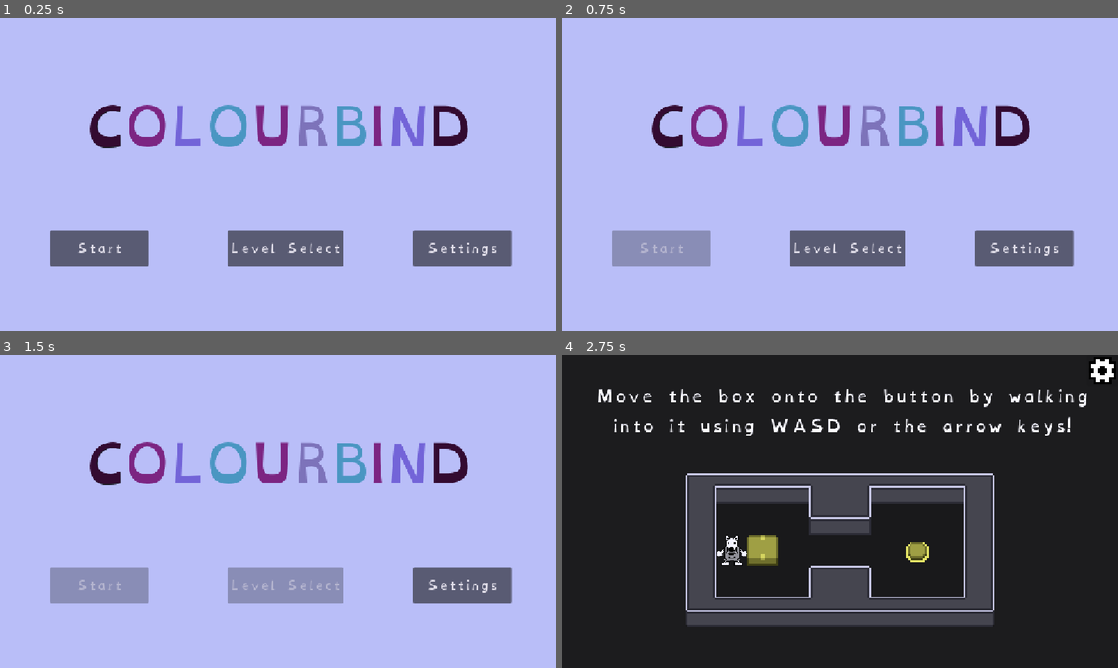
Above: before the commit, frames 1-4 (two rows, left to right).
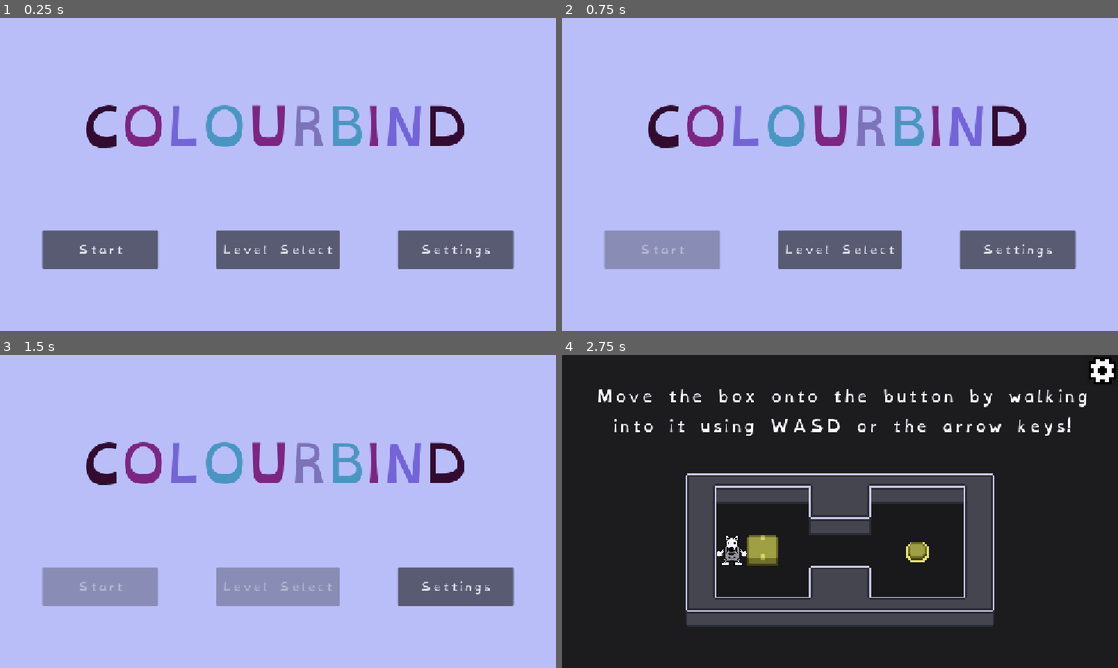
Above: after the commit, the same moments.

Repository: NoveritaDev/Colourbind
Game: Godot game, scene res://scenes/ui/title_screen.tscn
Two runs of this game, one before a commit and one after it. Both use one fixed random seed, a clock stepped at 60 frames per second and the inputs below.
Inputs:
- Up to frame 1 (0.25 s): no input
- Up to frame 2 (0.75 s): click "Start" at 0.5 s
- Up to frame 3 (1.5 s): click "Level Select" at 1.25 s
- Up to frame 4 (2.75 s): click "Settings" at 2 s

The runs differ from the first frame. In frame 1, 5.4% of the frame differs, in the area x 7-93%, y 27-81%; in frame 2, 5.3%; in frame 3, 5.2%; in frame 4, nothing differs.

Commit message:
added press-any-key screen (in case want music to autoplay upon open)

Diff:
--- a/project.godot
+++ b/project.godot
@@ -14,6 +14,10 @@
 run/main_scene="uid://g1gysekn7d2k"
 config/features=PackedStringArray("4.7", "GL Compatibility")
 config/icon="res://icon.svg"
+
+[audio]
+
+general/default_playback_type.web=0
 
 [autoload]
 
--- /dev/null
+++ b/scenes/ui/press_any_key.tscn
@@ -0,0 +1,63 @@
+[gd_scene format=3 uid="uid://biw6nmp56ypgw"]
+
+[ext_resource type="FontFile" uid="uid://b5bn34o3h4i00" path="res://assets/fonts/OpenDyslexic-Regular.otf" id="1_8recx"]
+[ext_resource type="Script" uid="uid://cspvda1v141bl" path="res://scripts/press_any_key.gd" id="1_kpxq0"]
+
+[node name="PressAnyKey" type="Control" unique_id=489340631]
+layout_mode = 3
+anchors_preset = 15
+anchor_right = 1.0
+anchor_bottom = 1.0
+grow_horizontal = 2
+grow_vertical = 2
+script = ExtResource("1_kpxq0")
+
+[node name="Background" type="ColorRect" parent="." unique_id=1665235728]
+layout_mode = 1
+anchors_preset = 8
+anchor_left = 0.5
+anchor_top = 0.5
+anchor_right = 0.5
+anchor_bottom = 0.5
+offset_left = -628.0
+offset_top = -356.0
+offset_right = 628.0
+offset_bottom = 356.0
+grow_horizontal = 2
+grow_vertical = 2
+color = Color(0.7176471, 0.7529412, 0.93333334, 1)
+
+[node name="ColorRect" type="ColorRect" parent="." unique_id=1482955117]
+layout_mode = 1
+anchors_preset = 8
+anchor_left = 0.5
+anchor_top = 0.5
+anchor_right = 0.5
+anchor_bottom = 0.5
+offset_left = -280.0
+offset_top = -156.0
+offset_right = 280.0
+offset_bottom = 156.0
+grow_horizontal = 2
+grow_vertical = 2
+color = Color(1, 1, 1, 0)
+
+[node name="Label" type="Label" parent="ColorRect" unique_id=1058057898]
+layout_mode = 1
+anchors_preset = 8
+anchor_left = 0.5
+anchor_top = 0.5
+anchor_right = 0.5
+anchor_bottom = 0.5
+offset_left = -503.0
+offset_top = -50.0
+offset_right = 503.0
+offset_bottom = 50.0
+grow_horizontal = 2
+grow_vertical = 2
+theme_override_colors/font_color = Color(0.30924645, 0.21641815, 0.58315736, 1)
+theme_override_fonts/font = ExtResource("1_8recx")
+theme_override_font_sizes/font_size = 54
+text = "Click Anywhere to Start"
+horizontal_alignment = 1
+vertical_alignment = 1
--- a/scenes/ui/title_screen.tscn
+++ b/scenes/ui/title_screen.tscn
@@ -21,19 +21,33 @@
 script = ExtResource("1_eb34j")
 
 [node name="Background" type="ColorRect" parent="." unique_id=1829139852]
-layout_mode = 0
-offset_left = -40.0
-offset_top = -16.0
-offset_right = 1216.0
-offset_bottom = 696.0
+layout_mode = 1
+anchors_preset = 8
+anchor_left = 0.5
+anchor_top = 0.5
+anchor_right = 0.5
+anchor_bottom = 0.5
+offset_left = -628.0
+offset_top = -356.0
+offset_right = 628.0
+offset_bottom = 356.0
+grow_horizontal = 2
+grow_vertical = 2
 color = Color(0.7176471, 0.7529412, 0.93333334, 1)
 
 [node name="Level Select" type="Button" parent="." unique_id=647589195]
-layout_mode = 0
-offset_left = 472.0
-offset_top = 440.0
-offset_right = 677.0
-offset_bottom = 514.0
+layout_mode = 1
+anchors_preset = 7
+anchor_left = 0.5
+anchor_top = 1.0
+anchor_right = 0.5
+anchor_bottom = 1.0
+offset_left = -128.0
+offset_top = -208.0
+offset_right = 128.0
+offset_bottom = -128.0
+grow_horizontal = 2
+grow_vertical = 0
 theme_override_fonts/font = ExtResource("2_aqpy5")
 theme_override_font_sizes/font_size = 24
 text = "Level Select
@@ -41,31 +55,38 @@
 
 [node name="Start" type="Button" parent="." unique_id=464156865]
 layout_mode = 0
-offset_left = 104.0
+offset_left = 88.0
 offset_top = 440.0
-offset_right = 308.0
-offset_bottom = 514.0
+offset_right = 328.0
+offset_bottom = 520.0
 theme_override_fonts/font = ExtResource("2_aqpy5")
 theme_override_font_sizes/font_size = 24
 text = "Start"
 
 [node name="Settings" type="Button" parent="." unique_id=403088342]
 layout_mode = 0
-offset_left = 856.0
+offset_left = 824.0
 offset_top = 440.0
-offset_right = 1060.0
-offset_bottom = 514.0
+offset_right = 1064.0
+offset_bottom = 520.0
 theme_override_fonts/font = ExtResource("2_aqpy5")
 theme_override_font_sizes/font_size = 24
 text = "Settings
 "
 
 [node name="Title" type="ColorRect" parent="." unique_id=1263170393]
-layout_mode = 0
-offset_left = 128.0
-offset_top = 128.0
-offset_right = 1040.0
-offset_bottom = 304.0
+layout_mode = 1
+anchors_preset = 8
+anchor_left = 0.5
+anchor_top = 0.5
+anchor_right = 0.5
+anchor_bottom = 0.5
+offset_left = -456.0
+offset_top = -196.0
+offset_right = 456.0
+offset_bottom = -20.0
+grow_horizontal = 2
+grow_vertical = 2
 color = Color(1, 1, 1, 0)
 
 [node name="C" type="Label" parent="Title" unique_id=894502543]
@@ -193,7 +214,7 @@
 anchors_preset = 15
 anchor_right = 1.0
 anchor_bottom = 1.0
-offset_left = -80.0
+offset_left = -136.0
 offset_top = -40.0
 offset_right = 200.0
 offset_bottom = 80.0
@@ -203,6 +224,7 @@
 
 [node name="TitleTheme" type="AudioStreamPlayer2D" parent="." unique_id=1790679072]
 stream = ExtResource("5_cfe2f")
+autoplay = true
 
 [node name="SelectSound" type="AudioStreamPlayer2D" parent="." unique_id=1553000229]
 stream = ExtResource("6_cfe2f")
--- a/scripts/TitleScreen.gd
+++ b/scripts/TitleScreen.gd
@@ -7,7 +7,7 @@
 @onready var select_sound: AudioStreamPlayer2D = $SelectSound
 
 func _ready() -> void:
-	title_theme.play(0.75)
+	title_theme.play(1.0)
 
 func _on_start_pressed() -> void:
 	# CHANGE TO INTRO CUTSCENE
--- /dev/null
+++ b/scripts/press_any_key.gd
@@ -0,0 +1,9 @@
+extends Control
+
+# Called when the node enters the scene tree for the first time.
+func _input(event: InputEvent) -> void:
+	if event is InputEventKey and event.pressed and not event.echo:
+		get_tree().change_scene_to_file("res://scenes/ui/title_screen.tscn")
+
+	elif event is InputEventMouseButton and event.pressed:
+		get_tree().change_scene_to_file("res://scenes/ui/title_screen.tscn")
Not shown, added: export/index.apple-touch-icon.png.import
Not shown, added: export/index.icon.png.import
Not shown, added: export/index.png.import
Not shown, changed: export_presets.cfg
Not shown, added: scripts/press_any_key.gd.uid
Not shown, added: export/index.apple-touch-icon.png
Not shown, added: export/index.audio.position.worklet.js
Not shown, added: export/index.audio.worklet.js
Not shown, added: export/index.icon.png
Not shown, added: export/index.js
Not shown, added: export/index.pck
Not shown, added: export/index.png
(and 1 more such lines)
